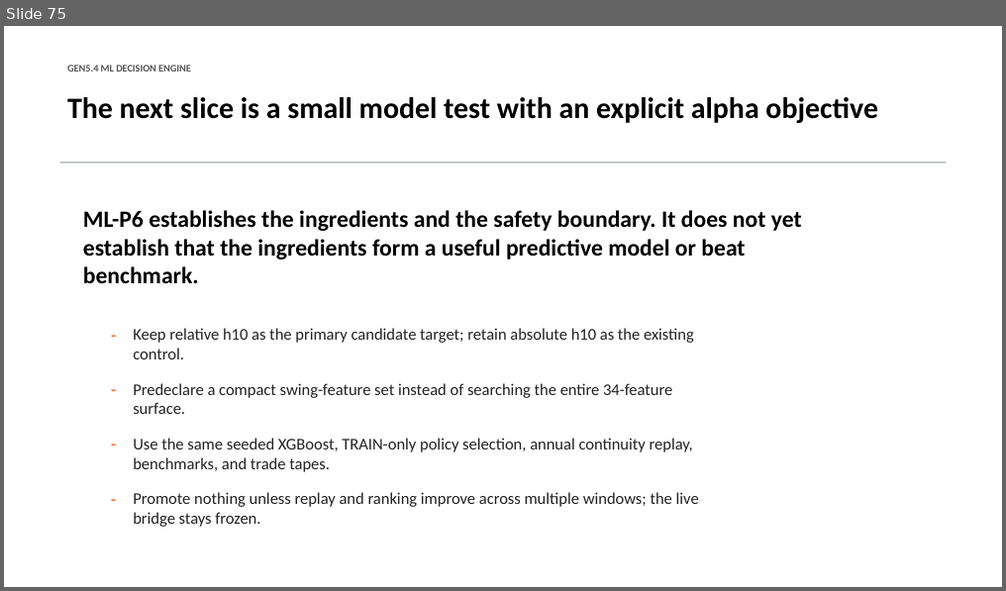
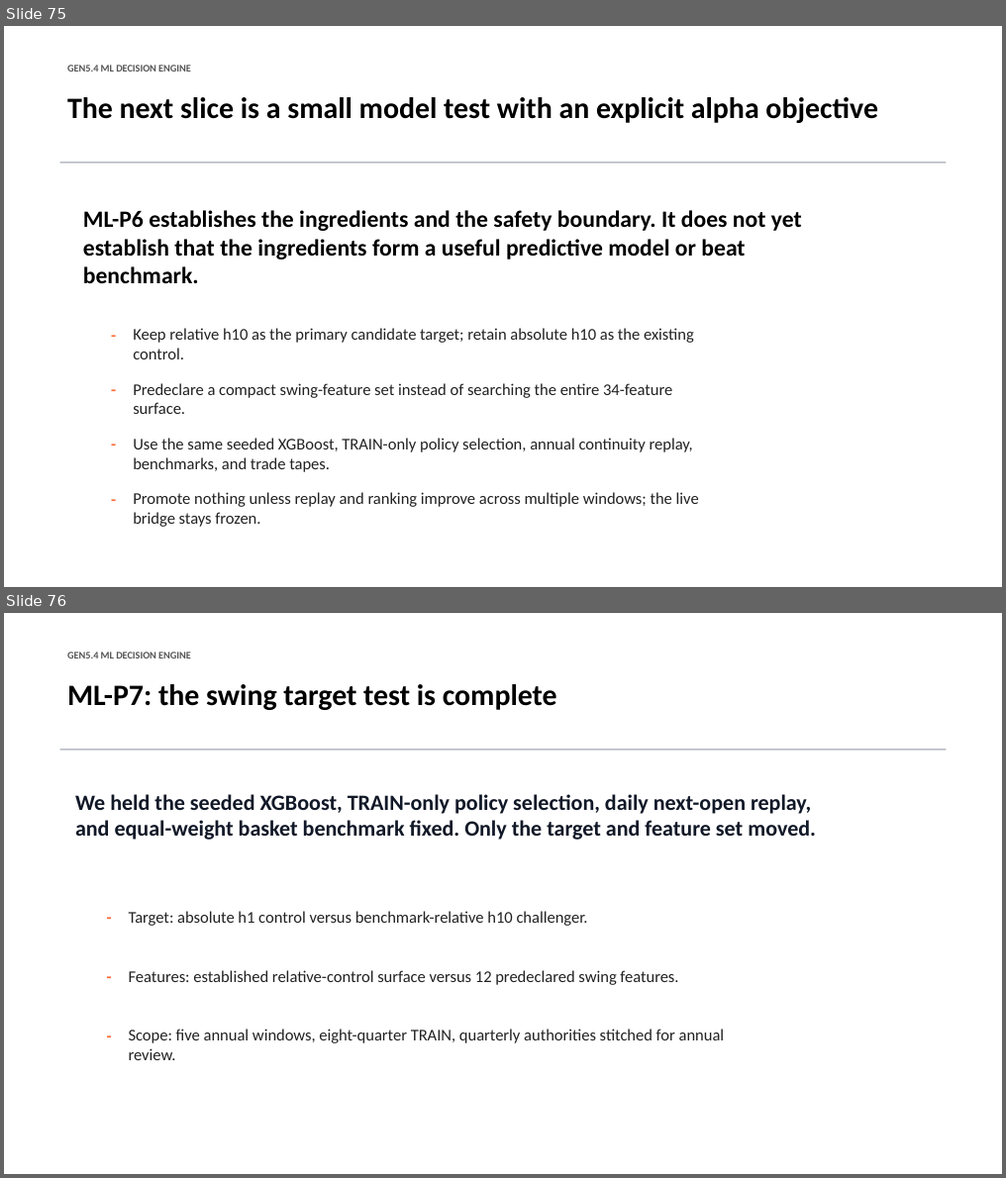
Before and after one commit to Francisc0Franc0/Time-Series-Modeling-Gen5, a slide deck: presentations/gen5_4_ml_decision_engine_incremental_build.pptx. Shown one above the other, each under a label of ours: slide 75 before the commit, slides 75 and 76 after it. The pictures are 1006x591 and 1006x1178 pixels, drawn with LibreOffice and Linux fonts; fonts in the diff are those of the drawing. Boxes give left, top, right and bottom in pixels: in the first picture for what was removed or moved away, otherwise in the second. Text is boxed around its words. In the diff, an @@ line names an element or a change of style, - is before the commit and + after.

```diff
--- a/presentations/gen5_4_ml_decision_engine_incremental_build.pptx
+++ b/presentations/gen5_4_ml_decision_engine_incremental_build.pptx
@@ slide 76 added at <box>4,613,1002,1174</box>, background #FFFFFF @@
@@ text added at <box>67,652,191,659</box>, 9.8 pt, text #555555, bold @@
+GEN5.4 ML DECISION ENGINE
@@ text added at <box>67,684,557,710</box>, 28.5 pt, text #000000, bold @@
+ML-P7: the swing target test is complete
@@ rectangle added at <box>60,749,945,750</box>, fill #B8BCC4 @@
@@ text added at <box>75,794,816,840</box>, 21 pt, text #111827, bold @@
+We held the seeded XGBoost, TRAIN-only policy selection, daily next-open replay, and equal-weight basket benchmark fixed. Only the target and feature set moved.
@@ text added at <box>99,904,115,925</box>, 15.8 pt, text #FF6B35, bold @@
+-
@@ text added at <box>129,911,588,926</box>, 15.8 pt, text #222222 @@
+Target: absolute h1 control versus benchmark-relative h10 challenger.
@@ text added at <box>99,963,115,983</box>, 15.8 pt, text #FF6B35, bold @@
+-
@@ text added at <box>129,970,678,985</box>, 15.8 pt, text #222222 @@
+Features: established relative-control surface versus 12 predeclared swing features.
@@ text added at <box>99,1023,115,1043</box>, 15.8 pt, text #FF6B35, bold @@
+-
@@ text added at <box>129,1029,725,1060</box>, 15.8 pt, text #222222 @@
+Scope: five annual windows, eight-quarter TRAIN, quarterly authorities stitched for annual review.
```
Also in this commit, not shown: 2 other slides added, 16 other files.
